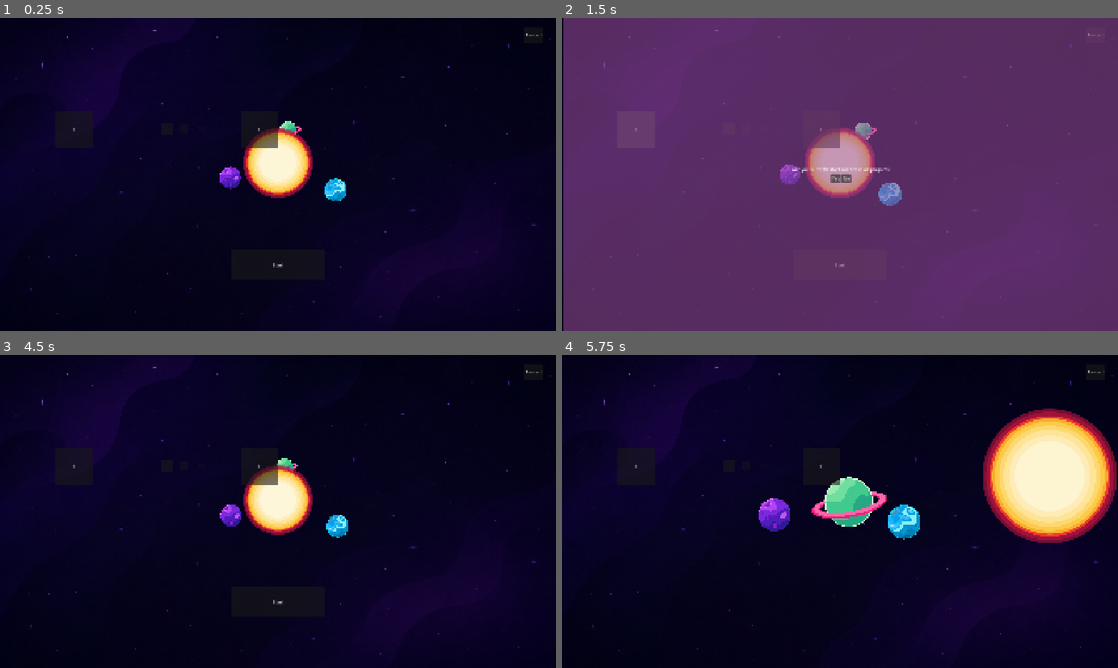
Above: before the commit, frames 1-4 (two rows, left to right).
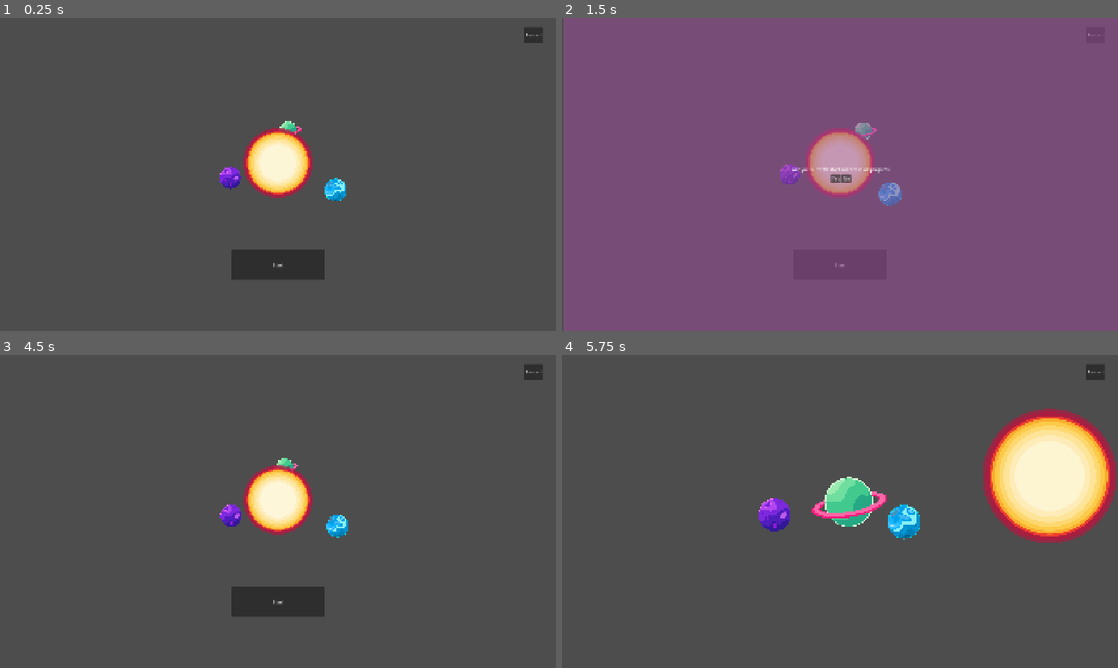
Above: after the commit, the same moments.

Repository: DanilLvov/GamificationTool
Game: Godot game, scene res://Scenes/Menu.tscn
The game is run twice, just before and just after one commit, with the same random seed, the same clock (stepped at 60 frames per second) and the same inputs.
Inputs (mouse positions are in pixels of both pictures, inside the frame that each line leads up to):
- Up to frame 1 (0.25 s): no input
- Up to frame 2 (1.5 s): click "Restart" at 0.5 s; click (634, 130) at 1.25 s, where only the run before the commit has a clickable "<"
- Up to frame 3 (4.5 s): click (261, 467) at 2 s, where only the run before the commit has a clickable ">"; click "Restart" at 2.75 s; click "Restart" at 3.5 s; click "Yes" at 4.25 s
- Up to frame 4 (5.75 s): click "Start" at 5 s

The runs differ from the first frame. In frame 1, 98% of the frame differs, in the area x 0-100%, y 0-100%; in frame 2, 95%; in frame 3, 98%; in frame 4, 90%.

Commit message:
Minigame Controller: Basic functionality ready and functioning

Diff:
--- a/Scenes/Menu.tscn
+++ b/Scenes/Menu.tscn
@@ -16,6 +16,7 @@
 script = ExtResource("1_syfuq")
 
 [node name="SpaceBg" type="Sprite2D" parent="." unique_id=1424909887]
+visible = false
 z_index = -2
 scale = Vector2(1.1732199, 1.1732199)
 texture = ExtResource("2_ma218")
@@ -33,14 +34,6 @@
 [node name="MiniGame" parent="." unique_id=875578804 instance=ExtResource("3_syfuq")]
 visible = false
 
-[node name="RestartButton" type="Button" parent="." unique_id=480556500]
-z_index = 3
-offset_left = 1811.0
-offset_top = 32.0
-offset_right = 1876.0
-offset_bottom = 85.0
-text = "Restart"
-
 [node name="MinigameController" parent="." unique_id=45388222 instance=ExtResource("5_idohh")]
 visible = false
 
@@ -54,13 +47,23 @@
 text = "Thanks For playing!"
 horizontal_alignment = 1
 
+[node name="Cutscene" parent="." unique_id=2129651268 instance=ExtResource("3_s2c3o")]
+
+[node name="RestartButton" type="Button" parent="." unique_id=480556500]
+z_index = 3
+offset_left = 1811.0
+offset_top = 32.0
+offset_right = 1876.0
+offset_bottom = 85.0
+text = "Restart"
+
 [node name="RestartMenu" type="PanelContainer" parent="." unique_id=1349227946]
 visible = false
-z_index = 3
+z_index = 4
 custom_minimum_size = Vector2(1920, 1080)
 offset_left = 3.0
-offset_right = 1146.0
-offset_bottom = 640.0
+offset_right = 1923.0
+offset_bottom = 1080.0
 theme_override_styles/panel = SubResource("StyleBoxFlat_s2c3o")
 
 [node name="Content" type="VBoxContainer" parent="RestartMenu" unique_id=818826965]
@@ -84,8 +87,6 @@
 layout_mode = 2
 text = "No"
 
-[node name="Cutscene" parent="." unique_id=2129651268 instance=ExtResource("3_s2c3o")]
-
 [node name="RestartWarning" type="Label" parent="." unique_id=1798436796]
 visible = false
 z_index = 6
@@ -98,6 +99,7 @@
 vertical_alignment = 1
 
 [node name="job_selection" parent="." unique_id=677812127 instance=ExtResource("6_idohh")]
+visible = false
 
 [connection signal="pressed" from="StartScreen/StartButton" to="." method="_on_start_button_pressed"]
 [connection signal="pressed" from="RestartButton" to="." method="_on_restart_button_pressed"]
--- a/Scenes/minigame_controller.tscn
+++ b/Scenes/minigame_controller.tscn
@@ -1,7 +1,6 @@
 [gd_scene format=3 uid="uid://deiyfl7ij7so"]
 
 [ext_resource type="Script" uid="uid://biihgkanngmqk" path="res://Scripts/minigame_controller.gd" id="1_uojix"]
-[ext_resource type="Texture2D" uid="uid://ua5acfolc0aq" path="res://Assets/UI/Simple_Buttons/simple_button_normal.svg" id="3_qu1g1"]
 
 [node name="MinigameController" type="Control" unique_id=36141027]
 layout_mode = 3
@@ -16,31 +15,3 @@
 layout_mode = 0
 offset_right = 1920.0
 offset_bottom = 1080.0
-
-[node name="PanelContainer" type="PanelContainer" parent="MinigameContent" unique_id=1976369317]
-visible = false
-custom_minimum_size = Vector2(50, 300)
-layout_mode = 2
-
-[node name="TextureButton" type="TextureButton" parent="MinigameContent/PanelContainer" unique_id=400794550]
-layout_mode = 2
-texture_normal = ExtResource("3_qu1g1")
-ignore_texture_size = true
-stretch_mode = 0
-
-[node name="Label" type="Label" parent="MinigameContent/PanelContainer" unique_id=362167225]
-layout_mode = 2
-size_flags_vertical = 1
-text = "hhchxc
-сииииииииииииииииииииииииииииииииии"
-autowrap_mode = 3
-
-[node name="VBoxContainer" type="VBoxContainer" parent="." unique_id=2073965570]
-layout_mode = 1
-anchors_preset = 8
-anchor_left = 0.5
-anchor_top = 0.5
-anchor_right = 0.5
-anchor_bottom = 0.5
-grow_horizontal = 2
-grow_vertical = 2
--- a/Scripts/carousel_container.gd
+++ b/Scripts/carousel_container.gd
@@ -74,10 +74,8 @@
 	selected_index -= 1
 	if selected_index < 0:
 		selected_index += 1
-	print("left")
 
 func _right():
 	selected_index += 1
 	if selected_index > position_offset_node.get_child_count()-1:
 		selected_index -= 1
-	print("right")
--- a/Scripts/job_selection.gd
+++ b/Scripts/job_selection.gd
@@ -9,15 +9,12 @@
 # Called every frame. 'delta' is the elapsed time since the previous frame.
 func _process(_delta: float) -> void:
 	var selected_carousel_node = $CarouselContainer.position_offset_node.get_child($CarouselContainer.selected_index)
-	print(selected_carousel_node.name)
-	print("test")
+	#print(selected_carousel_node.name)
 
 
 func _on_left_pressed() -> void:
 	$CarouselContainer._left()
-	print("???")
 
 
 func _on_right_pressed() -> void:
 	$CarouselContainer._right()
-	print("??")
--- a/Scripts/minigame_controller.gd
+++ b/Scripts/minigame_controller.gd
@@ -14,72 +14,88 @@
 var minigames :={
 	  "0": {
 		"name": "Minigame1",
-		"minigame_type": minigame_type.SINGLECHOICE,
-		"minigame_content": minigame_content.NORMAL_QUESTION,
 		"questions_amount": 3,
 		"questions":
 			[{
-				"text": "sosal?",
+				"question": "Was sollte mit diesem Commit passieren?",
+				"question_type": minigame_type.SINGLECHOICE,
+				"minigame_content": minigame_content.NORMAL_QUESTION,
 				"answers_amount": 4,
 				"answers": {
 					"0": {
-						"text": "da",
+						"text": "Direkt mergen, ohne ihn weiter zu prüfen.",
 						"correct": false
 					},
 					"1": {
-						"text": "net",
-						"correct": false
+						"text": "Ablehnen, weil Tests deaktiviert wurden.",
+						"correct": true
 					},
 					"2": {
-						"text": "sosal.",
-						"correct": true
+						"text": "Nur die Commit-Nachricht ändern und dann mergen.",
+						"correct": false
 					},
 					"3": {
-						"text": "ne znaiu",
+						"text": "Ignorieren, weil es nur ein kleiner Hotfix ist.",
 						"correct": false
 					}
 				}
 			},
 			{
-				"text": "sosal?",
-				"answers_amount": 4,
+				"question": "Was sollte mit diesem Commit passieren?",
+				"question_type": minigame_type.SINGLECHOICE,
+				"minigame_content": minigame_content.NORMAL_QUESTION,
+				"answers_amount": 6,
 				"answers": {
 					"0": {
-						"text": "da",
+						"text": "Direkt mergen, ohne ihn weiter zu prüfen.",
 						"correct": false
 					},
 					"1": {
-						"text": "net",
-						"correct": false
+						"text": "Ablehnen, weil Tests deaktiviert wurden.",
+						"correct": true
 					},
 					"2": {
-						"text": "sosal.",
-						"correct": true
+						"text": "Nur die Commit-Nachricht ändern und dann mergen.",
+						"correct": false
 					},
 					"3": {
-						"text": "ne znaiu",
+						"text": "Ignorieren, weil es nur ein kleiner Hotfix ist.",
+						"correct": false
+					},
+					"4": {
+						"text": "Nur die Commit-Nachricht ändern und dann mergen.",
+						"correct": false
+					},
+					"5": {
+						"text": "Ignorieren, weil es nur ein kleiner Hotfix ist.",
 						"correct": false
 					}
 				}
 			},
 			{
-				"text": "sosal?",
-				"answers_amount": 4,
+				"question": "Was sollte mit diesem Commit passieren?",
+				"question_type": minigame_type.SINGLECHOICE,
+				"minigame_content": minigame_content.NORMAL_QUESTION,
+				"answers_amount": 5,
 				"answers": {
 					"0": {
-						"text": "da",
+						"text": "Direkt mergen, ohne ihn weiter zu prüfen.",
 						"correct": false
 					},
 					"1": {
-						"text": "net",
-						"correct": false
+						"text": "Ablehnen, weil Tests deaktiviert wurden.",
+						"correct": true
 					},
 					"2": {
-						"text": "sosal.",
-						"correct": true
+						"text": "Nur die Commit-Nachricht ändern und dann mergen.",
+						"correct": false
 					},
 					"3": {
-						"text": "ne znaiu",
+						"text": "Ignorieren, weil es nur ein kleiner Hotfix ist.",
+						"correct": false
+					},
+					"4": {
+						"text": "Nur die Commit-Nachricht ändern und dann mergen.",
 						"correct": false
 					}
 				}
@@ -105,34 +121,59 @@
 	pass
 
 func _draw_minigame(id: int) -> void:
-	var minigame = minigames.get(str(id))
-
-	# match minigame.get("minigame_type"):
-	# 	minigame_type.SINGLECHOICE:
-
-
-
-	var content = UIFactory.create_panel_container (Vector2(450, 600))
-	var hbox = HBoxContainer.new()
-	var button = UIFactory.create_texture_button(UIFactory.UIElementTypes.NORMAL_BUTTON, Vector2(100,30), "Antwort A: Lorem ipsum")
-	var button1 = UIFactory.create_texture_button(UIFactory.UIElementTypes.NORMAL_BUTTON, Vector2(100,30), "Antwort B: Lorem ipsum")
-	var button2 = UIFactory.create_texture_button(UIFactory.UIElementTypes.NORMAL_BUTTON, Vector2(100,30), "Antwort C: Lorem ipsum")
-	var question = UIFactory.create_label("First question: What do you eat eassa dddj saaf")
-	var footer = UIFactory.create_label("easter eggs")
-	content_container.add_child(content.get("root"))
-	content.get("header").add_child(question)
-	content.get("footer").add_child(footer)
-	content.get("content").add_child(hbox)
-
-	hbox.add_child(button1)
-	hbox.add_child(button)
-	hbox.add_child(button2)
-	content.get("content").add_child(button2)
+	_draw_content(minigames.get("0").get("questions")[2])
 
 
 
 func _draw_content (question: Dictionary) -> void:
-	pass
+	# Question container
+	var container = UIFactory.create_panel_container (Vector2(450, 600))
+	var question_text = UIFactory.create_label(question.get("question"))
+	container.get("header").add_child(question_text)
+
+	# Question content
+	match question.get("question_type"):
+		minigame_type.SINGLECHOICE:
+			var content = VBoxContainer.new()
+			container.get("content").add_child(content)
+
+			var answers_amount = question.get("answers_amount")
+			var answers_row_1 = HBoxContainer.new()
+			content.add_child(answers_row_1)
+
+			var button
+
+			# Adding buttons and connecting their inputs
+			# If we have more than 3 answers, add second row
+			if answers_amount > 3:
+				var answers_row_2 = HBoxContainer.new()
+				content.add_child(answers_row_2)
+
+				for i in answers_amount:
+					button = UIFactory.create_texture_button(UIFactory.UIElementTypes.NORMAL_BUTTON, Vector2(200,30), question.get("answers").get(str(i)).get("text"))
+					if (i > (answers_amount + 1) / 2 - 1):
+						answers_row_2.add_child(button.get("root"))
+					else:
+						answers_row_1.add_child(button.get("root"))
+
+					if question.get("answers").get(str(i)).get("correct"):
+						button.get("button").button_down.connect(_answer_correct)
+					else:
+						button.get("button").button_down.connect(_answer_wrong)
+			else:
+				for i in answers_amount:
+					button = UIFactory.create_texture_button(UIFactory.UIElementTypes.NORMAL_BUTTON, Vector2(200,30), question.get("answers").get(str(i)).get("text"))
+					answers_row_1.add_child(button.get("root"))
+					if question.get("answers").get(str(i)).get("correct"):
+						button.get("button").button_down.connect(_answer_correct)
+					else:
+						button.get("button").button_down.connect(_answer_wrong)
+
+
+
+	content_container.add_child(container.get("root"))
+
+	#container.get("footer").add_child(footer)
 
 
 
@@ -148,3 +189,13 @@
 	pass
 func _load_singlechoice() -> void:
 	pass
+
+# Handling of correct answer
+func _answer_correct() -> void:
+	# TODO: add full handling
+	print("Correct!")
+
+# Handling of correct answer
+func _answer_wrong() -> void:
+	# TODO: add full handling
+	print("WROOOONG!")
--- a/Scripts/ui_factory.gd
+++ b/Scripts/ui_factory.gd
@@ -55,7 +55,7 @@
 
 	return margin
 
-static func create_texture_button(type: UIElementTypes, size: Vector2 = Vector2(120, 50), text: String = "") -> Control:
+static func create_texture_button(type: UIElementTypes, size: Vector2 = Vector2(120, 50), text: String = "") -> Dictionary:
 
 	var root = MarginContainer.new()
 	var button : TextureButton = TextureButton.new()
@@ -72,7 +72,11 @@
 		root.add_child(create_label(text))
 
 
-	return root
+	return {
+		"root": root,
+		"button": button,
+		# OPIONAL: add label access
+	}
 
 
 static func create_panel_container(size: Vector2) -> Dictionary:
@@ -83,9 +87,9 @@
 
 	var margin := MarginContainer.new()
 	margin.add_theme_constant_override("margin_left", 40)
-	margin.add_theme_constant_override("margin_top", 60)
+	margin.add_theme_constant_override("margin_top", 40)
 	margin.add_theme_constant_override("margin_right", 40)
-	margin.add_theme_constant_override("margin_bottom", 80)
+	margin.add_theme_constant_override("margin_bottom", 20)
 	root.add_child(margin)
 
 	var layout := VBoxContainer.new()
@@ -105,9 +109,9 @@
 	layout.add_child(footer)
 
 
-	var style := StyleBoxTexture.new()
-	style.texture = CONTAINER_TEXTURE
-	root.add_theme_stylebox_override("panel", style)
+	# var style := StyleBoxTexture.new()
+	# style.texture = CONTAINER_TEXTURE
+	# root.add_theme_stylebox_override("panel", style)
 
 	return {
 		"root": root,
Not shown: 1 places in Scenes/Menu.tscn that only renumber resources
